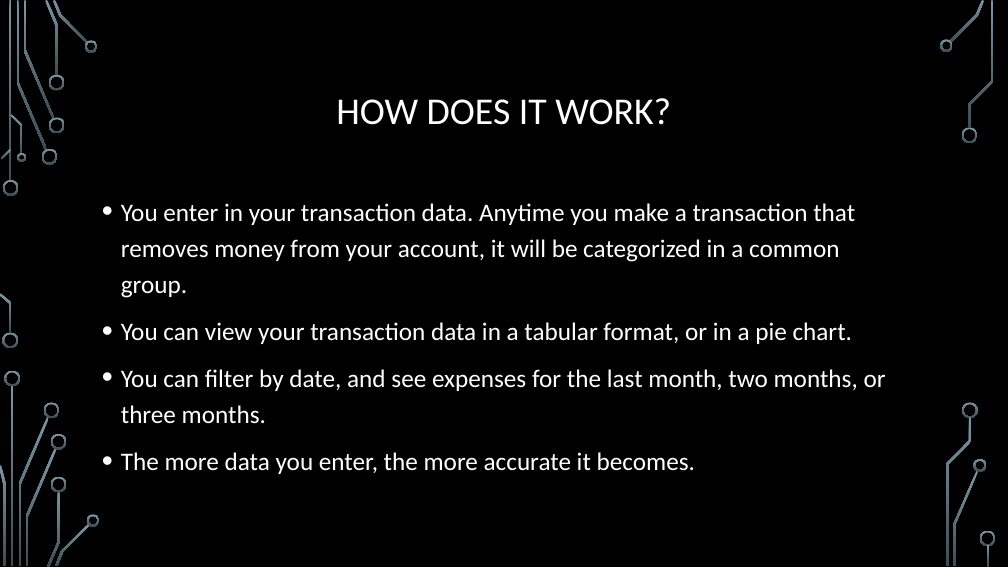
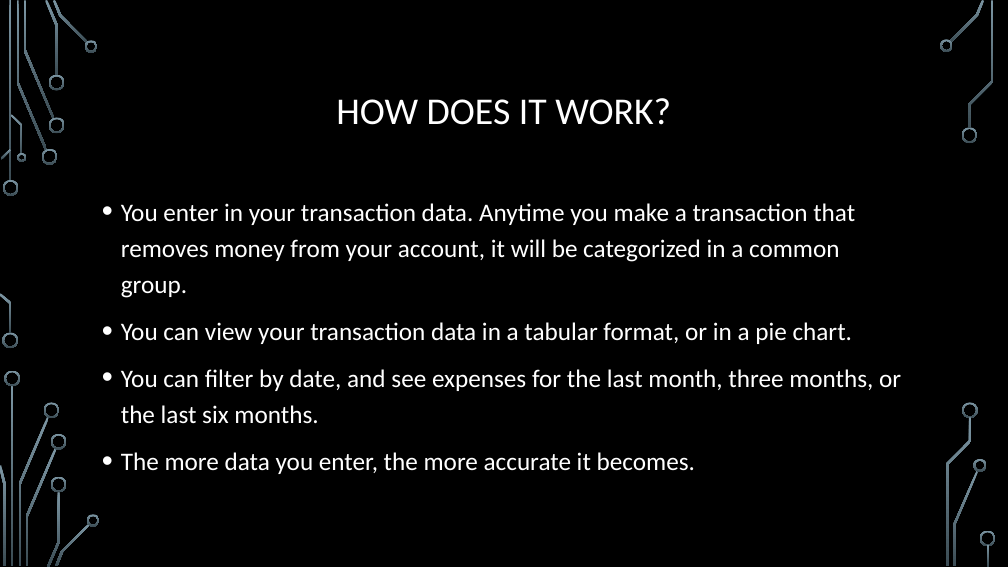
Before and after one commit to dmoradiya/Banking-Application-and-Expenses-Tracker-with-React---C-ASP-.NET-MVC, a slide deck: slide 4 of Planning/Virtual Velocity.pptx. Drawn at 1008x567 pixels with LibreOffice and Linux fonts; fonts in the diff are those of the drawing; background and template pictures are left out. Boxes give left, top, right and bottom in pixels: in the first picture for what was removed or moved away, otherwise in the second. Text is boxed around its words. In the diff, an @@ line names an element or a change of style, - is before the commit and + after.

```diff
--- a/Planning/Virtual Velocity.pptx
+++ b/Planning/Virtual Velocity.pptx
@@ text at box(121, 369, 901, 424): text changed @@
-• You can filter by date, and see expenses for the last month, two months, or three months.
+• You can filter by date, and see expenses for the last month, three months, or the last six months.
```
Also in this commit, not shown: 2 other slides changed, 3 slides added, 4 slides removed, 2 other files.
